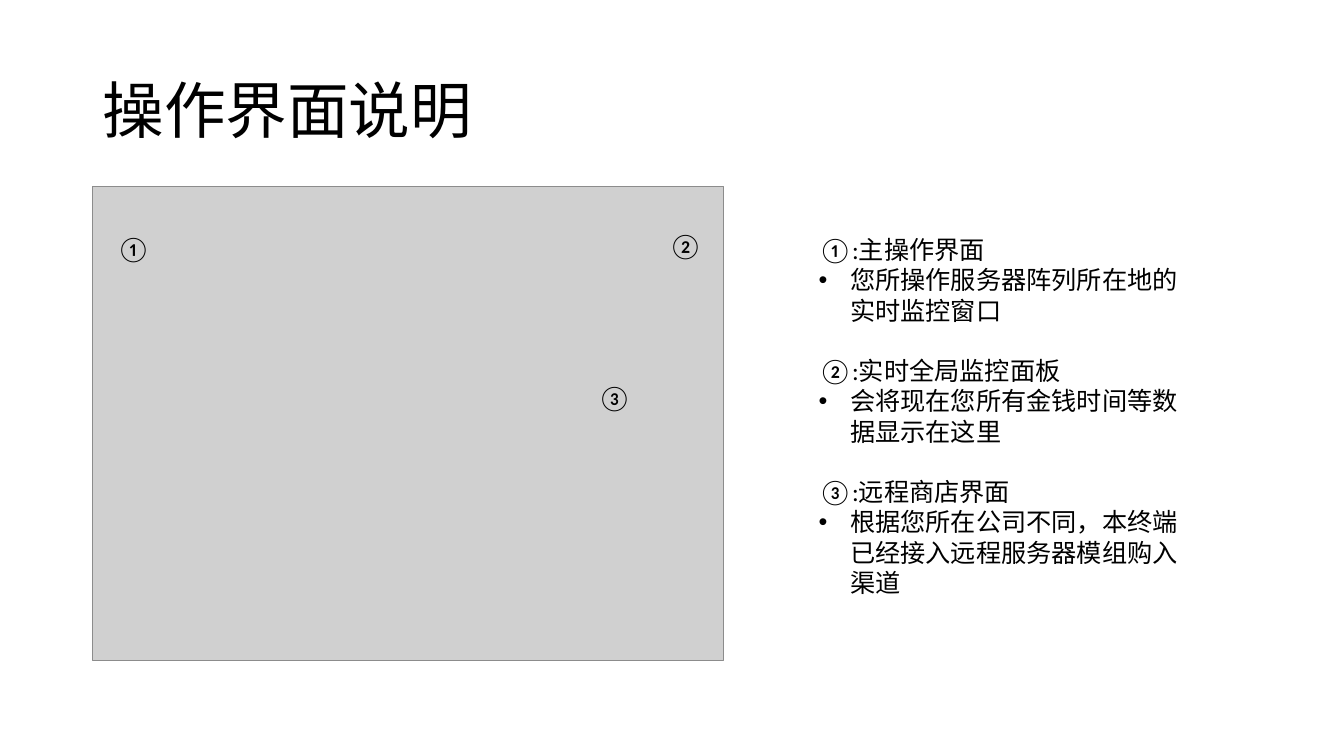
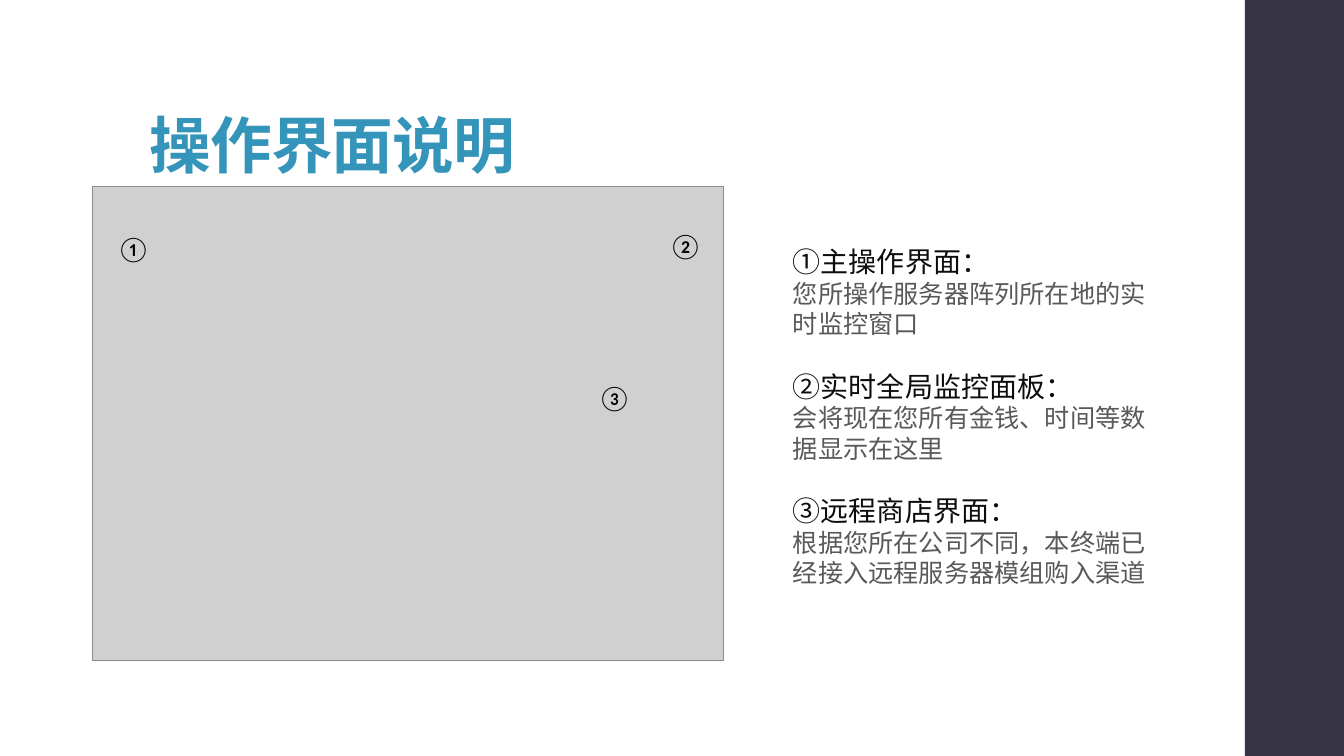
Before and after one commit to syx007/GamePlayGround, a slide deck: slide 5 of document/ROOT 操作指南.pptx (slide 6 before the commit). Drawn at 1344x756 pixels with LibreOffice and Linux fonts; fonts in the diff are those of the drawing; grey boxes stand for pictures. Boxes give left, top, right and bottom in pixels: in the first picture for what was removed or moved away, otherwise in the second. Text is boxed around its words. In the diff, an @@ line names an element or a change of style, - is before the commit and + after.

```diff
--- a/document/ROOT 操作指南.pptx
+++ b/document/ROOT 操作指南.pptx
@@ title "操作界面说明": place and size @@
-title "操作界面说明" at (102, 81, 472, 138)
+title "操作界面说明" at (149, 115, 515, 174)
@@ title "操作界面说明" at (149, 115, 515, 174): text colour #000000 to #3494BA, letter spacing 0 to -0.5 pt, bold on; vertical alignment middle to bottom @@
@@ rectangle added at (1245, 0, 1344, 756), fill #373545 @@
@@ text "①主操作界面：": place and size @@
-text "①主操作界面：" at (819, 239, 1178, 594)
+text "①主操作界面：" at (793, 248, 1146, 584)
@@ text at (793, 248, 989, 275): text changed; size 18 to 20 pt; text colour #000000 to #0D0D0D @@
-①:主操作界面
+①主操作界面：
@@ text at (793, 282, 1146, 584): text colour #000000 to #595959 in "您所操作服务器阵列所在地的实时监控窗口", "根据您所在公司不同，本终端已经接入远程服务器模组购入渠道"; bullet • to none @@
@@ text at (793, 373, 1146, 524): text changed; text colour #000000 to #595959 @@
-②:实时全局监控面板
-• 会将现在您所有金钱时间等数据显示在这里
-③:远程商店界面
+②实时全局监控面板：
+会将现在您所有金钱、时间等数据显示在这里
+③远程商店界面：
```
Also in this commit, not shown: 13 other slides changed, 1 slide added, 1 slide removed.
